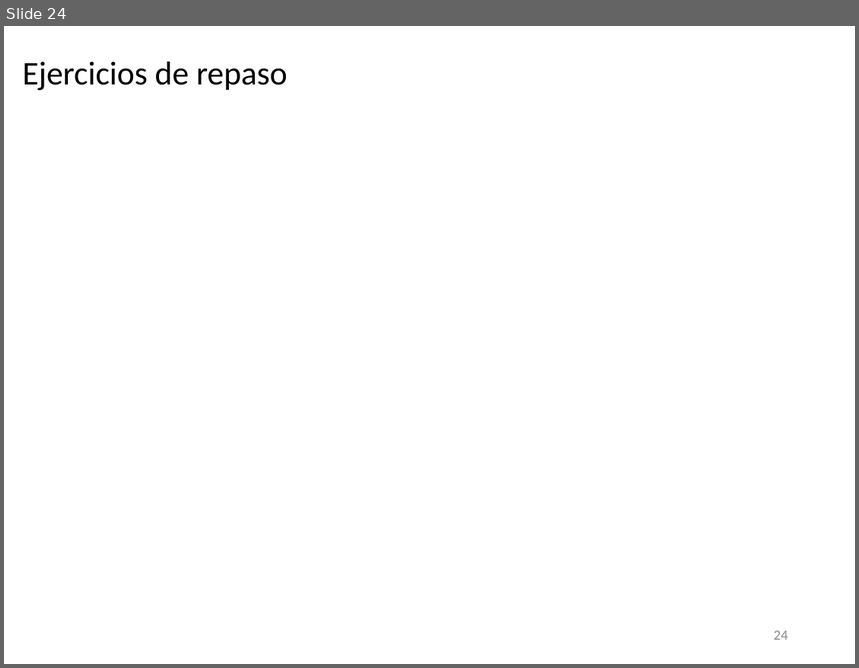
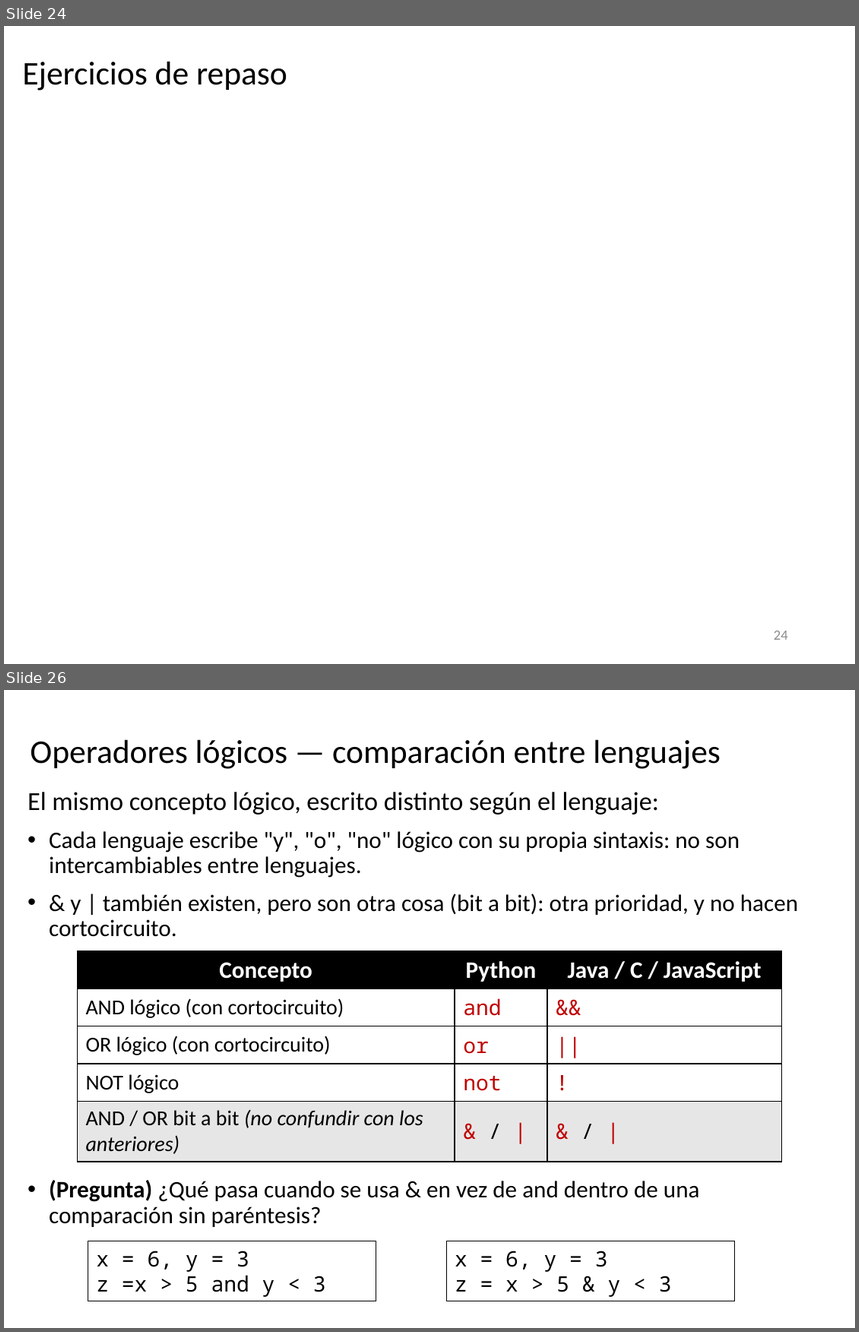
Before and after one commit to algoritmos-UdeA/logica1-20262, a slide deck: clases/4/teoria/clase-04.pptx. Shown one above the other, each under a label of ours: slide 24 before the commit, slides 24 and 26 after it; the slides between them are not shown. The pictures are 859x668 and 859x1332 pixels, drawn with LibreOffice and Linux fonts; fonts in the diff are those of the drawing; grey boxes stand for pictures. Boxes give left, top, right and bottom in pixels: in the first picture for what was removed or moved away, otherwise in the second. Text is boxed around its words. In the diff, an @@ line names an element or a change of style, - is before the commit and + after.

```diff
--- a/clases/4/teoria/clase-04.pptx
+++ b/clases/4/teoria/clase-04.pptx
@@ slide 26 added at <box>4,690,855,1328</box>, background #FFFFFF @@
@@ title added at <box>30,739,721,769</box>, 28 pt, text #000000 @@
+Operadores lógicos — comparación entre lenguajes
@@ text added at <box>28,792,798,1227</box>, 20 pt, text #000000 @@
+El mismo concepto lógico, escrito distinto según el lenguaje:
+• Cada lenguaje escribe "y", "o", "no" lógico con su propia sintaxis: no son intercambiables entre lenguajes.
+• & y | también existen, pero son otra cosa (bit a bit): otra prioridad, y no hacen cortocircuito.
+• (Pregunta) ¿Qué pasa cuando se usa & en vez de and dentro de una comparación sin paréntesis?
@@ table added at <box>77,951,783,1157</box>, 5 rows, 3 columns @@
+Concepto | Python | Java / C / JavaScript
+AND lógico (con cortocircuito) | and | &&
+OR lógico (con cortocircuito) | or | ||
+NOT lógico | not | !
+AND / OR bit a bit (no confundir con los anteriores) | & / | | & / |
@@ rectangle added at <box>88,1242,376,1302</box>, outline #000000 0.75 pt, 18 pt, text #000000 @@
+x = 6, y = 3
+z =x > 5 and y < 3
@@ rectangle added at <box>446,1242,735,1302</box>, outline #000000 0.75 pt, 18 pt, text #000000 @@
+x = 6, y = 3
+z = x > 5 & y < 3
```
Also in this commit, not shown: 6 slides changed, 5 other slides added, 10 other files.
